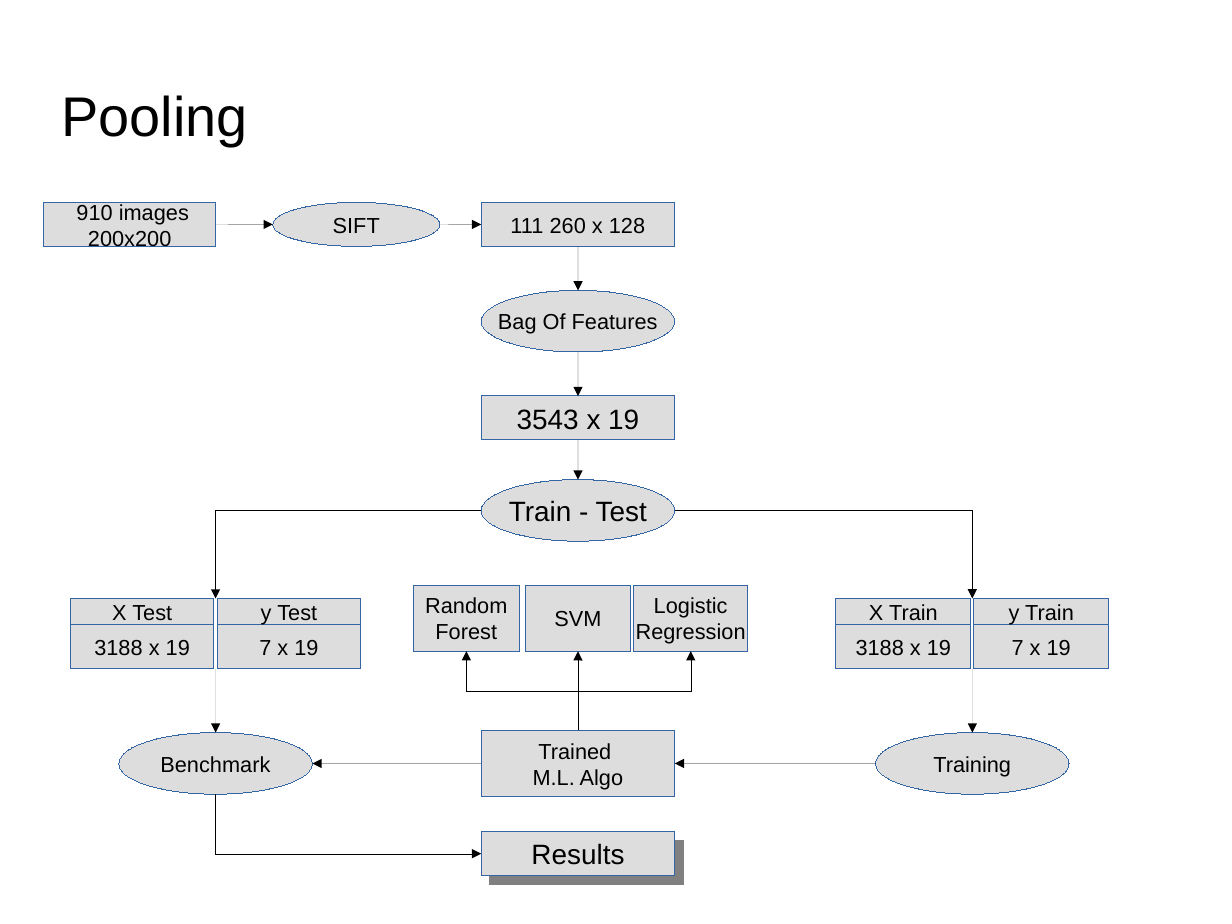
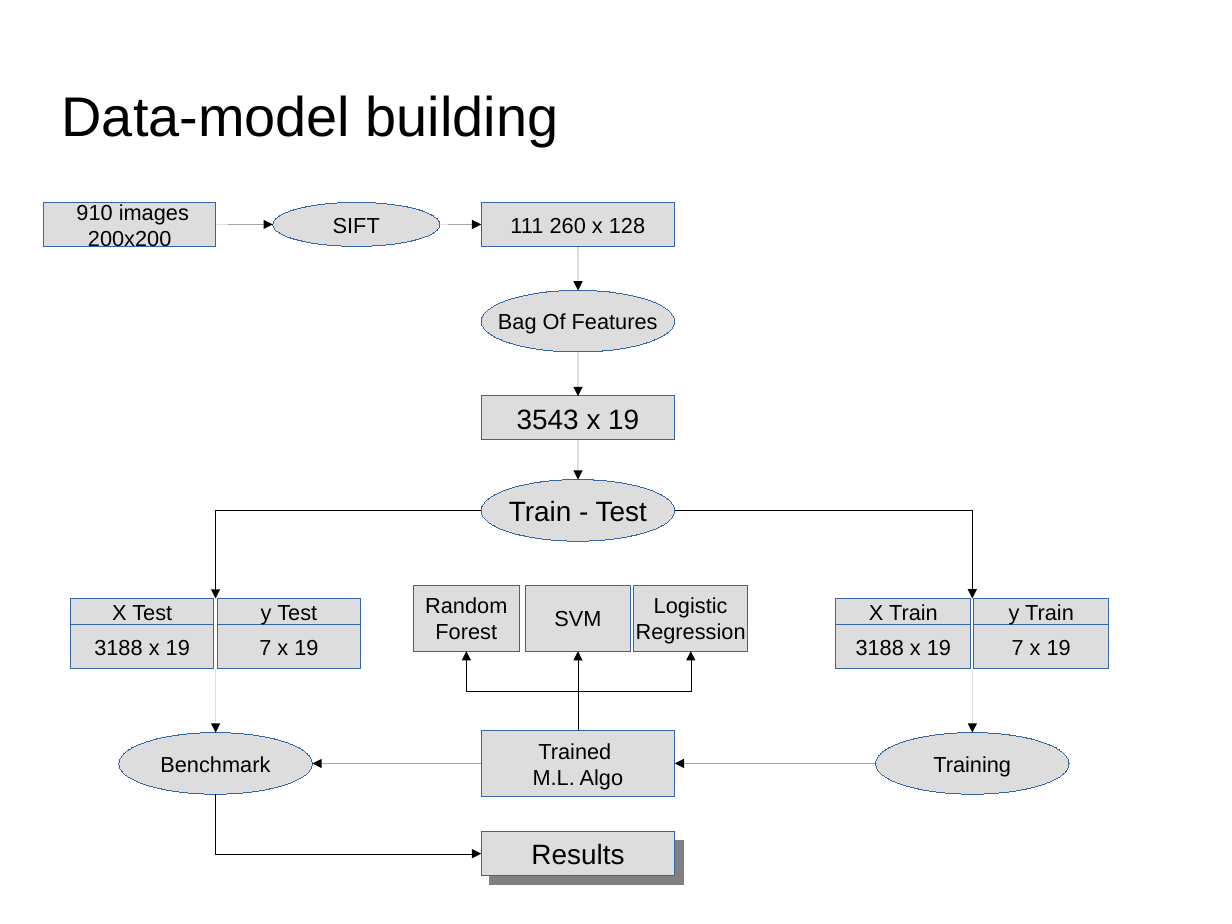
Before and after one commit to dataforcast/OC_Datascientist, a slide deck: slide 12 of P7/report/Openclassrooms_ParcoursDatascientist_P7-V1.odp (slide 10 before the commit). Drawn at 1232x924 pixels with LibreOffice and Linux fonts; fonts in the diff are those of the drawing; background and template pictures are left out. Boxes give left, top, right and bottom in pixels: in the first picture for what was removed or moved away, otherwise in the second. Text is boxed around its words. In the diff, an @@ line names an element or a change of style, - is before the commit and + after.

```diff
--- a/P7/report/Openclassrooms_ParcoursDatascientist_P7-V1.odp
+++ b/P7/report/Openclassrooms_ParcoursDatascientist_P7-V1.odp
@@ title at [62,95,559,146]: text changed @@
-Pooling
+Data-model building
```
Also in this commit, not shown: 3 other slides changed, 3 slides added, 1 slide removed, 9 other files.
